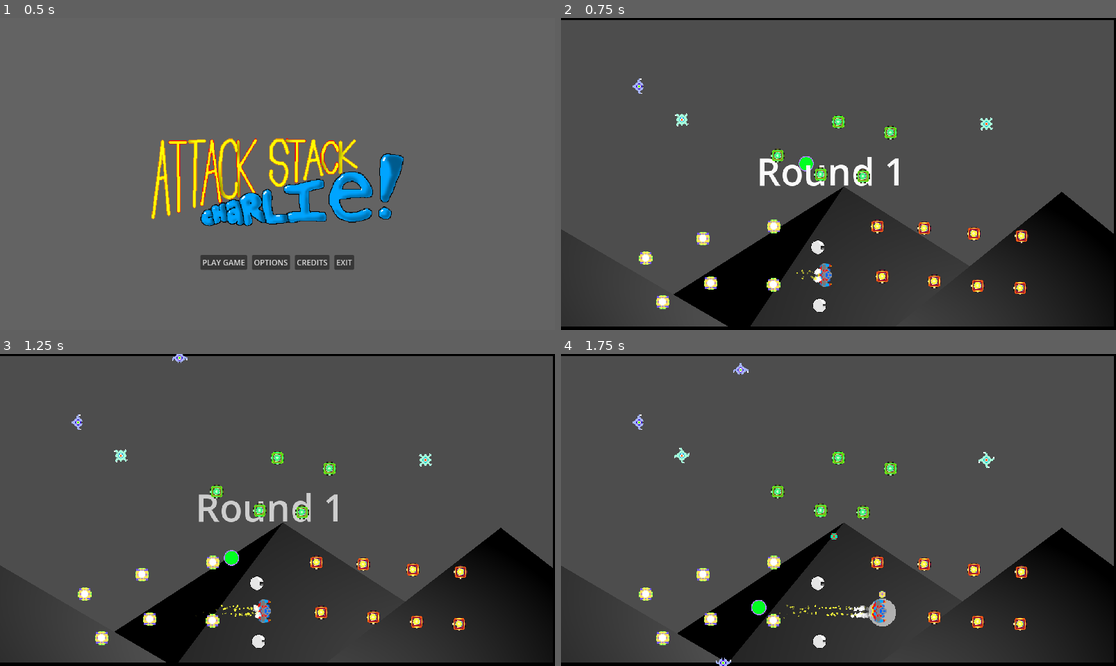
Above: before the commit, frames 1-4 (two rows, left to right).
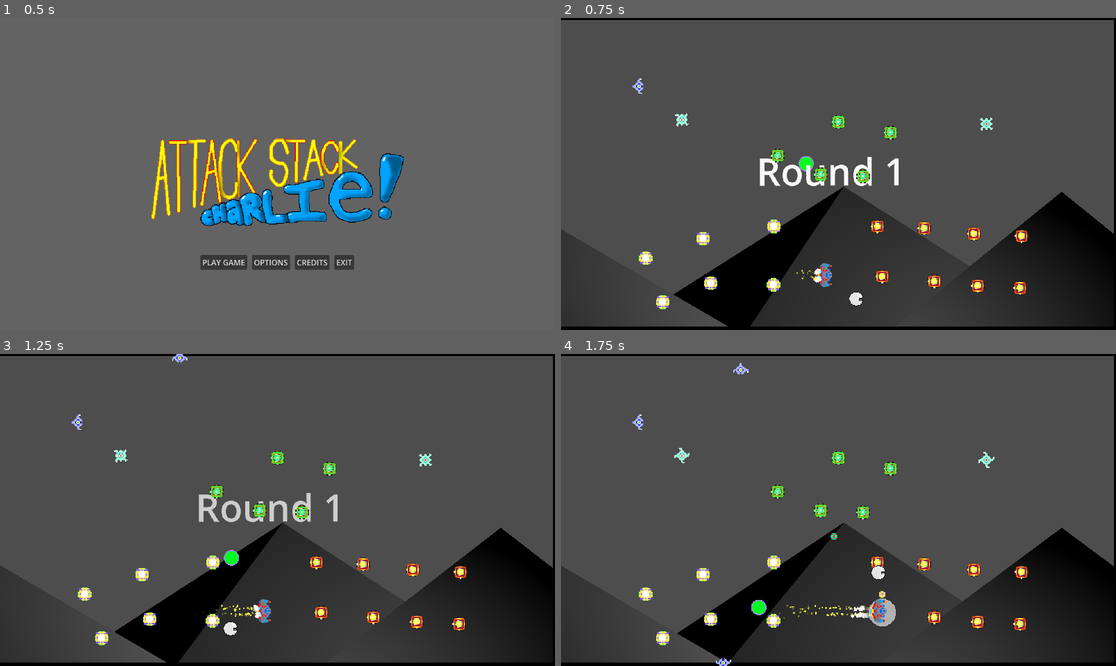
Above: after the commit, the same moments.

Repository: gamkedo-la/AttackStackCharlie
Game: Godot game, scene res://UI/MainMenu/main_menu.tscn
Two runs of this game, one before a commit and one after it. Both use one fixed random seed, a clock stepped at 60 frames per second and the inputs below. Sound files missing from this copy of the repository are replaced by a short silence.
Inputs:
- Up to frame 1 (0.5 s): no input
- Up to frame 2 (0.75 s): click "PLAY GAME" at 0.5 s
- Up to frame 3 (1.25 s): no input
- Up to frame 4 (1.75 s): hold D (move right) from 1.28 s (still down); hold Space (shoot) from 1.28 s (still down)

Frame 1 is identical in both runs. In frame 2, 0.3% of the frame differs, in the area x 44-55%, y 71-95%; in frame 3, 0.3%, in the area x 40-48%, y 71-95%; in frame 4, 0.3%.

Commit message:
Got drone sprite circling player (not yet: facing, firing, support for multiple etc)

Diff:
--- a/Levels/MainPlay.tscn
+++ b/Levels/MainPlay.tscn
@@ -231,7 +231,4 @@
 script = SubResource("GDScript_qyxo7")
 
 [node name="Playerdrone" parent="." instance=ExtResource("23_v43me")]
-position = Vector2(533, 476)
-
-[node name="Playerdrone2" parent="." instance=ExtResource("23_v43me")]
-position = Vector2(537, 597)
+position = Vector2(526, 392)
--- a/Player/player.gd
+++ b/Player/player.gd
@@ -2,7 +2,7 @@
 # based on code from tutorial at https://www.youtube.com/watch?v=AHK5aQ7xvH8
 
 @export var shipSpritePath: NodePath
-
+signal player_moved(new_position)
 @onready var shipSprite = get_node(shipSpritePath) as Node2D
 
 const SHIP_SPEED = 250
@@ -62,6 +62,7 @@
 		time_modulated_elapsed = 0
 	elif is_damaged:
 		time_modulated_elapsed += delta
+	emit_signal("player_moved", global_position)
 
 func _process(delta):
 	if Input.is_action_pressed("shoot"):
--- /dev/null
+++ b/Player/playerdrone.gd
@@ -0,0 +1,20 @@
+extends CharacterBody2D
+
+const SPEED = 7.0
+const ANGLE_CHANGE = 4
+const DISTANCE = 80.0
+var current_angle = 0.0
+var player_position = Vector2()
+
+func _ready():
+	var player_node = get_node("../Player")  # Adjust the path as necessary
+	player_node.connect("player_moved", Callable(self, "_on_player_moved"))
+
+func _on_player_moved(new_position):
+	player_position = new_position
+
+func _physics_process(delta):
+	current_angle += delta * ANGLE_CHANGE
+	position.x = player_position.x + DISTANCE * cos(current_angle)
+	position.y = player_position.y + DISTANCE * sin(current_angle)
+	move_and_slide()
--- a/Player/playerdrone.tscn
+++ b/Player/playerdrone.tscn
@@ -1,8 +1,19 @@
-[gd_scene load_steps=2 format=3 uid="uid://ctoiuwlmdykfy"]
+[gd_scene load_steps=4 format=3 uid="uid://ctoiuwlmdykfy"]
 
 [ext_resource type="Texture2D" uid="uid://bha2828ihlp4t" path="res://Player/playerdrone.png" id="1_cphip"]
+[ext_resource type="Script" path="res://Player/playerdrone.gd" id="1_onh04"]
+
+[sub_resource type="CircleShape2D" id="CircleShape2D_d0nx8"]
 
 [node name="Playerdrone" type="CharacterBody2D"]
+motion_mode = 1
+platform_on_leave = 2
+platform_floor_layers = 4294901760
+script = ExtResource("1_onh04")
 
 [node name="Sprite2D" type="Sprite2D" parent="."]
 texture = ExtResource("1_cphip")
+
+[node name="CollisionShape2D" type="CollisionShape2D" parent="."]
+scale = Vector2(1.5, 1.5)
+shape = SubResource("CircleShape2D_d0nx8")
Not shown, added: Raw Source Files/AUDIO/BG_MUSIC/DarkSpacev2.wav.import
Not shown, added: Raw Source Files/AUDIO/MUSIC/Mx_MainMenuTheme_Amin.wav.import
